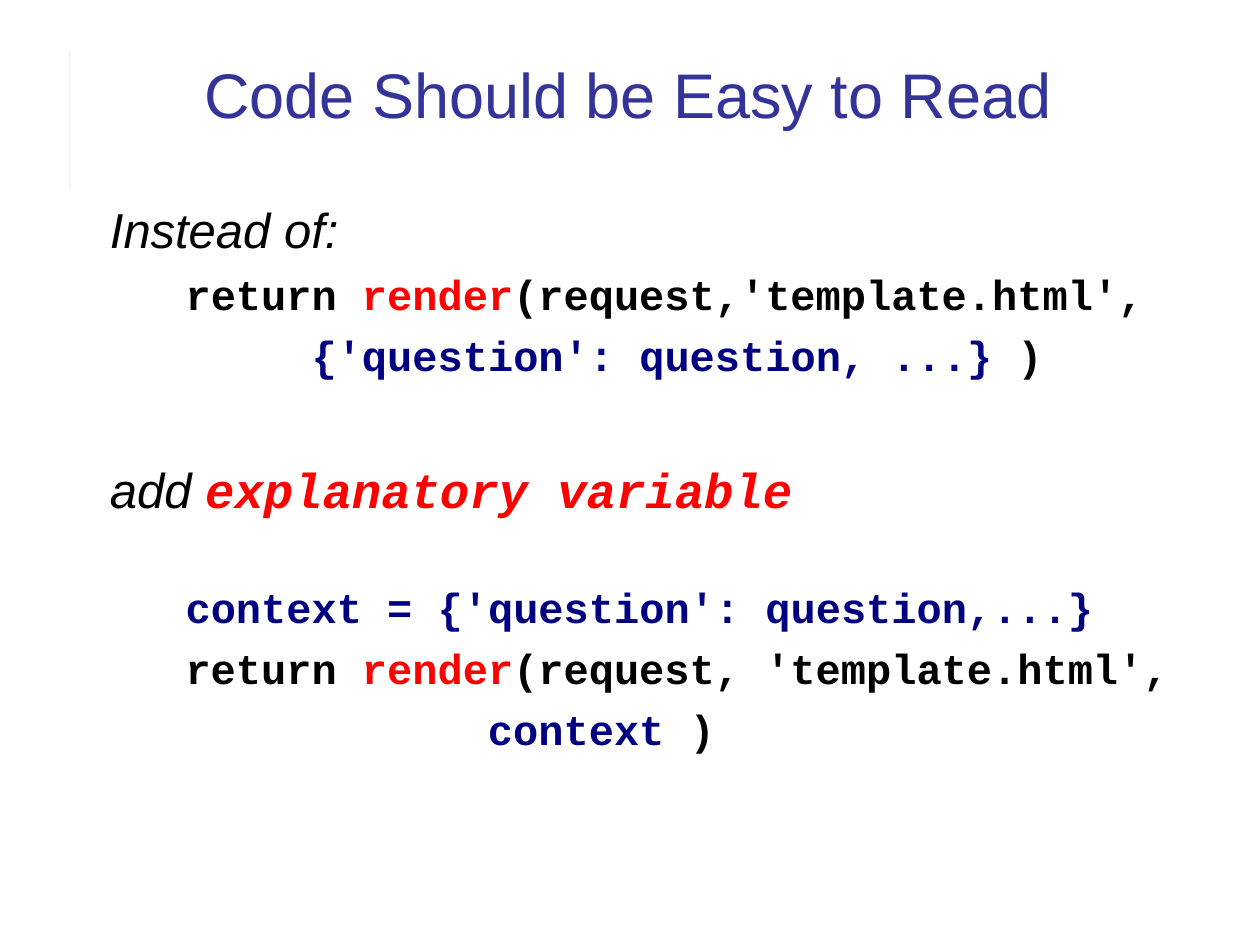
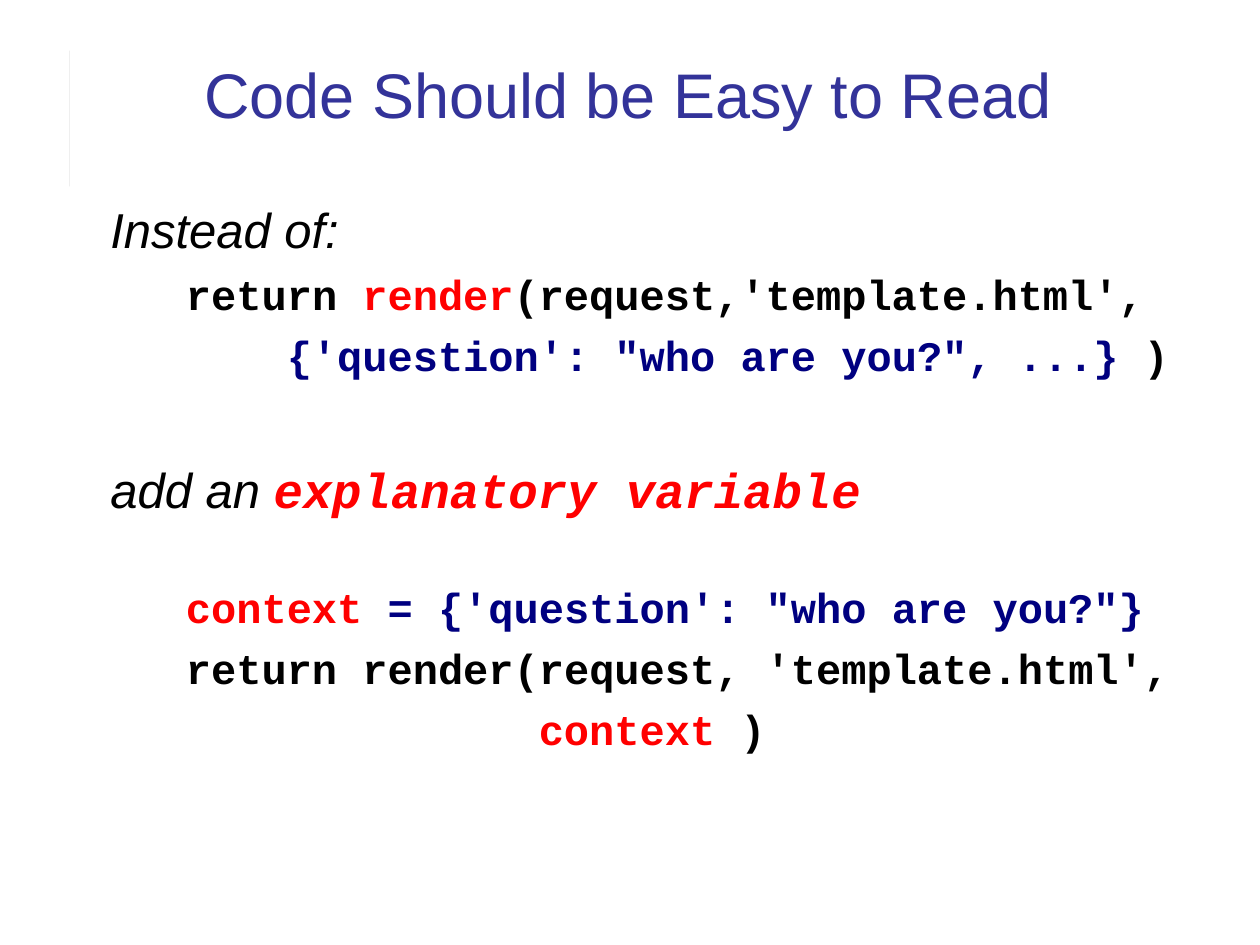
Before and after one commit to cpske/ISP, a slide deck: slide 10 of django/Django-review-1.ppt (slide 12 before the commit). Drawn at 1260x945 pixels with LibreOffice and Linux fonts; fonts in the diff are those of the drawing. Boxes give left, top, right and bottom in pixels: in the first picture for what was removed or moved away, otherwise in the second. Text is boxed around its words. In the diff, an @@ line names an element or a change of style, - is before the commit and + after.

```diff
--- a/django/Django-review-1.ppt
+++ b/django/Django-review-1.ppt
@@ text at (x1=110, y1=212, x2=1169, y2=746): text colour #FF0000 to #000000 in "render(request,"; text colour #000080 to #FF0000 in "context" @@
@@ text at (x1=110, y1=341, x2=1144, y2=632): text changed @@
-{'question': question, ...} )
-add explanatory variable
-context = {'question': question,...}
+{'question': "who are you?", ...} )
+add an explanatory variable
+context = {'question': "who are you?"}
```
Also in this commit, not shown: 15 other slides changed, 2 slides added, 4 slides removed, 2 other files.
